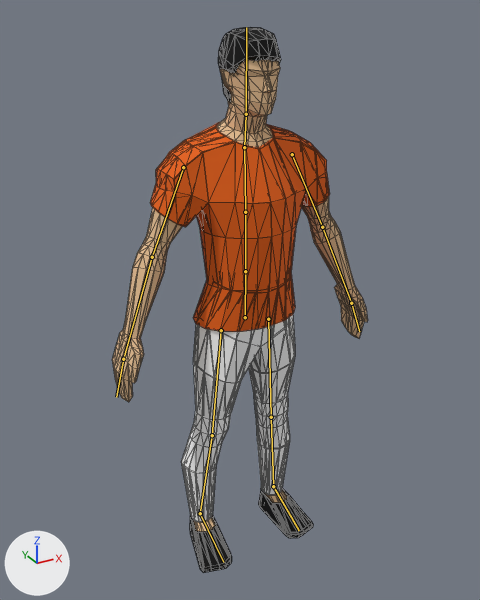
A saved change to the Blender file blender/male-rigged.blend.
Both versions are drawn from a camera (50 mm lens) standing at (-1.09, -1.91, 2.05) and looking at (0.02, 0.11, 1.04). The lights are fixed; the arrows at lower left show +X, +Y and +Z. The picture after the commit comes second. The bones that bend it are drawn over the model as lines. Mesh edges are drawn as thin lines.

In view in the first picture: 'Human full_Material.002_0', 'Human full_Material.003_0', 'Human full_Material.004_0', 'Human full_Material.005_0'.
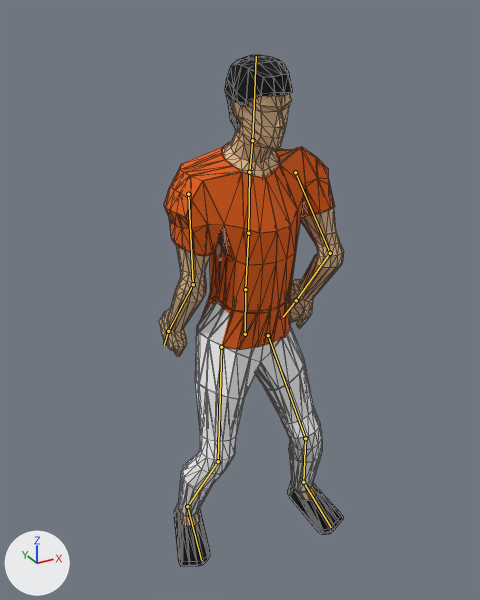
The newer file adds an action. The first version stands in its rest pose; the second is drawn at frame 8 of the action 'Dance'.

Boxes [x1, y1, x2, y2] around the edits, measured in the pictures (480 x 600 px):
'Human full_Material.004_0', posed: before [150, 122, 330, 332]; after [164, 141, 335, 350]
'Human full_Material.003_0', posed (28% narrower, 8% shorter): before [112, 60, 368, 532]; after [159, 94, 344, 526]
'Human full_Material.005_0', posed: before [181, 314, 295, 522]; after [178, 301, 322, 517]
'Human full_Material.002_0', posed (38% wider, 6% shorter): before [190, 27, 313, 573]; after [174, 55, 344, 566]
bone 'Hips', root to tip: before (245, 317) to (245, 271); after (245, 334) to (245, 289)
bone 'Spine', root to tip: before (245, 271) to (245, 212); after (245, 289) to (248, 233)
bone 'Chest', root to tip: before (245, 212) to (244, 147); after (248, 233) to (249, 172)
bone 'Head', root to tip: before (246, 114) to (246, 27); after (252, 140) to (256, 56)
bone 'UpperArm.L', root to tip: before (292, 154) to (322, 227); after (295, 172) to (330, 253)
bone 'LowerArm.L', root to tip: before (322, 227) to (351, 303); after (330, 253) to (296, 300)
bone 'UpperArm.R', root to tip: before (183, 167) to (152, 257); after (188, 194) to (193, 284)
bone 'LowerArm.R', root to tip: before (152, 257) to (123, 359); after (193, 284) to (168, 331)
bone 'UpperLeg.L', root to tip: before (268, 319) to (271, 417); after (268, 335) to (305, 438)
bone 'LowerLeg.L', root to tip: before (271, 417) to (273, 486); after (305, 438) to (303, 482)
bone 'UpperLeg.R', root to tip: before (221, 330) to (212, 435); after (221, 347) to (218, 461)
bone 'LowerLeg.R', root to tip: before (212, 435) to (200, 513); after (218, 461) to (187, 506)

What the commit changed:
Bone 'Hips' (bone_hips) moves from (0.0, 0.0, 0.0) to (0.0, -0.069, 0.0).
Bone 'Spine' (bone_spine) turns from (0, 0, 0) to (5, 5, 0) degrees about its own x, y and z.
Bone 'Chest' (bone_chest) turns from (0, 0, 0) to (3, -3, 3) degrees about its own x, y and z.
Bone 'Head' (bone_head) turns from (0, 0, 0) to (0, 6, 0) degrees about its own x, y and z.
Bone 'UpperArm.L' (bone_upperarm_l) turns from (0, 0, 0) to (43, 0, -22) degrees about its own x, y and z.
Bone 'LowerArm.L' (bone_lowerarm_l) turns from (0, 0, 0) to (-80, 0, 0) degrees about its own x, y and z.
Bone 'UpperArm.R' (bone_upperarm_r) turns from (0, 0, 0) to (7, 0, 22) degrees about its own x, y and z.
Bone 'LowerArm.R' (bone_lowerarm_r) turns from (0, 0, 0) to (-44, 0, 0) degrees about its own x, y and z.
Bone 'UpperLeg.L' (bone_upperleg_l) turns from (0, 0, 0) to (18, 0, 10) degrees about its own x, y and z.
Bone 'LowerLeg.L' (bone_lowerleg_l) turns from (0, 0, 0) to (-34, 0, 0) degrees about its own x, y and z.
Bone 'UpperLeg.R' (bone_upperleg_r) turns from (0, 0, 0) to (10, 0, -2) degrees about its own x, y and z.
Bone 'LowerLeg.R' (bone_lowerleg_r) turns from (0, 0, 0) to (-34, 0, 0) degrees about its own x, y and z.
